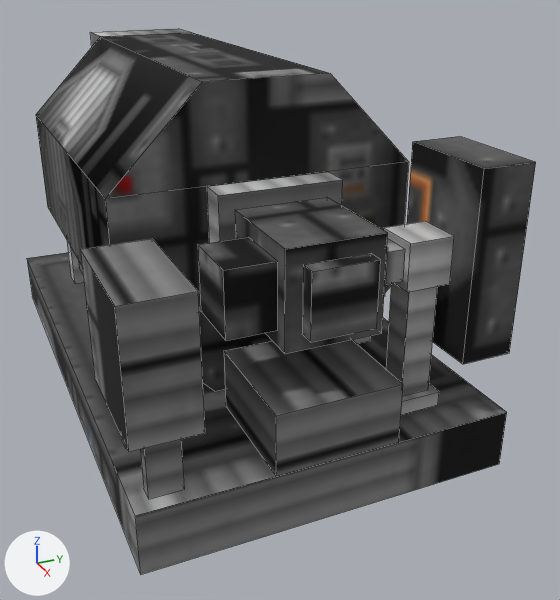
Before and after pictures for a commit that changed the OBJ model src/main/resources/assets/immersivetech/models/block/metal_multiblock/boiler.obj.
One viewpoint serves both versions: a 50 mm lens placed at (7.04, -1.79, 2.86), pointed at (1.06, 0.9, -0.13). The lights are fixed; the arrows at lower left show +X, +Y and +Z. The older version comes first. Mesh edges are drawn as thin lines. Where no turn or scale is listed for an object, it has been applied to the vertices. Vertices at exactly the same position are counted once.

The first picture shows 'base'.
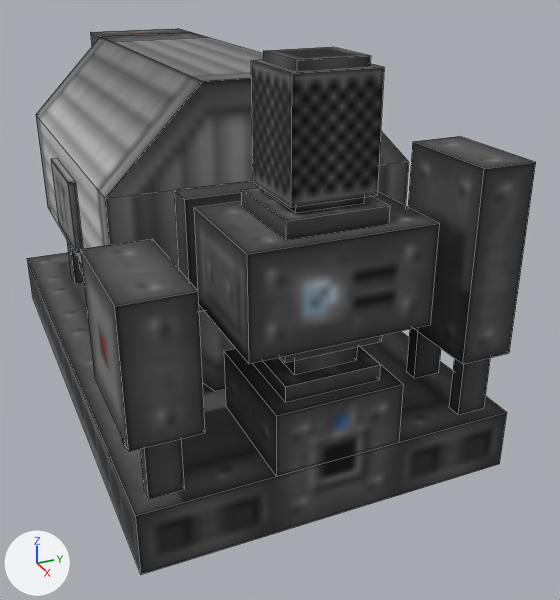
Commit message: Boiler moved to VoxelShape with new model

Location of each change, (x1, y1, x2, y2) in pixels of the pictures (560 x 600 px; the box of a moved part takes in the faces that stretch with it):
part 1 of me_base, added: after (251, 59, 384, 207)
part 2 of me_base, rebuilt: before (207, 172, 343, 243); after (174, 181, 259, 311)
part 3 of me_base, rebuilt (60% wider, 10% taller): before (235, 198, 388, 354); after (194, 192, 439, 364)
part 4 of me_base, deleted: before (198, 221, 454, 415)
part 5 of me_base, moved or reshaped: before (100, 32, 328, 82); after (51, 32, 490, 415)
part 6 of me_base, surface changed: (27, 28, 536, 575) in both

What changed in the scene script:
```text
Change me_base:
    used by ob_base; location = (0.0, 0.0, 0.0)
    remove me_base.from_pydata(...)  # 216 vertices, 180 faces; spans x -2.0..3.0, y -1.0..2.0, z -1.0..2.0
    add me_base.from_pydata(...)  # 248 vertices, 153 faces; spans x -2.0..3.0, y -1.0..2.0, z -1.0..2.25
    me_base part 1: a new loose piece, a box spanning x 2.19..2.81, y 0.19..0.81, z 1.37..2.19, in mat_boiler (picture img_metal_multiblock_boiler)
    me_base part 2: the loose piece of 8 vertices spanning x 1.75..2.0, y 0.0..1.0, z 0.25..1.25 is rebuilt with 12 vertices and now spans x 1.75..2.0, y -0.25..1.25, z 0.37..1.25
    me_base part 3: the loose piece of 8 vertices spanning x 1.99..2.87, y 0.13..0.88, z 0.37..1.12 is rebuilt with 8 vertices and now spans x 2.0..3.0, y -0.19..1.19, z 0.44..1.19
    me_base part 4: 7 loose pieces with 56 vertices, spanning x 2.25..3.0, y -0.25..1.56, z -0.5..1.0, are deleted
    me_base part 5
    39 faces are deleted
    38 vertices are added at x -1.98..2.75, y -0.81..1.88, z -0.5..2.25
    12 new vertices lie (0.76, 0.0, 0.0) away from vertices in x 2.12, y 0.12..0.88, z 0.0..1.31
    8 new vertices lie (0.87, 0.0, 0.0) away from vertices in x -0.31, y -0.81..1.81, z 0.44..1.06
    10 new vertices lie (0.5, 0.0, 0.0) away from vertices in x -1.5..2.25, y 0.0..1.0, z 0.12..2.25
    8 new vertices lie (0.13, 0.0, 0.0) away from vertices in x 2.12..2.75, y 1.62..1.88, z -0.5..0.0
    47 new faces join them
    me_base part 6: 87 kept faces spanning x -2.0..3.0, y -1.0..2.0, z -1.0..2.0 get new texture (UV) coordinates
```
